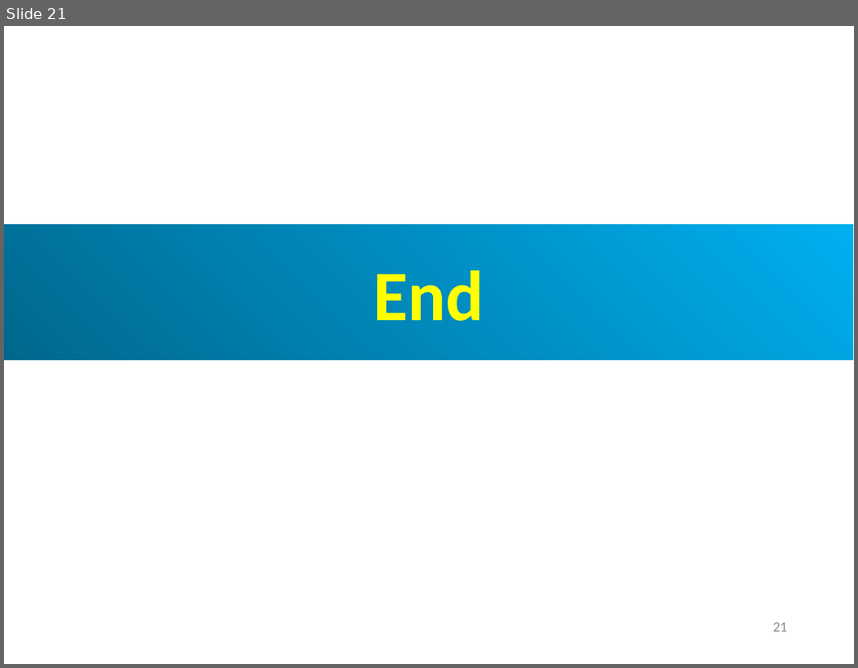
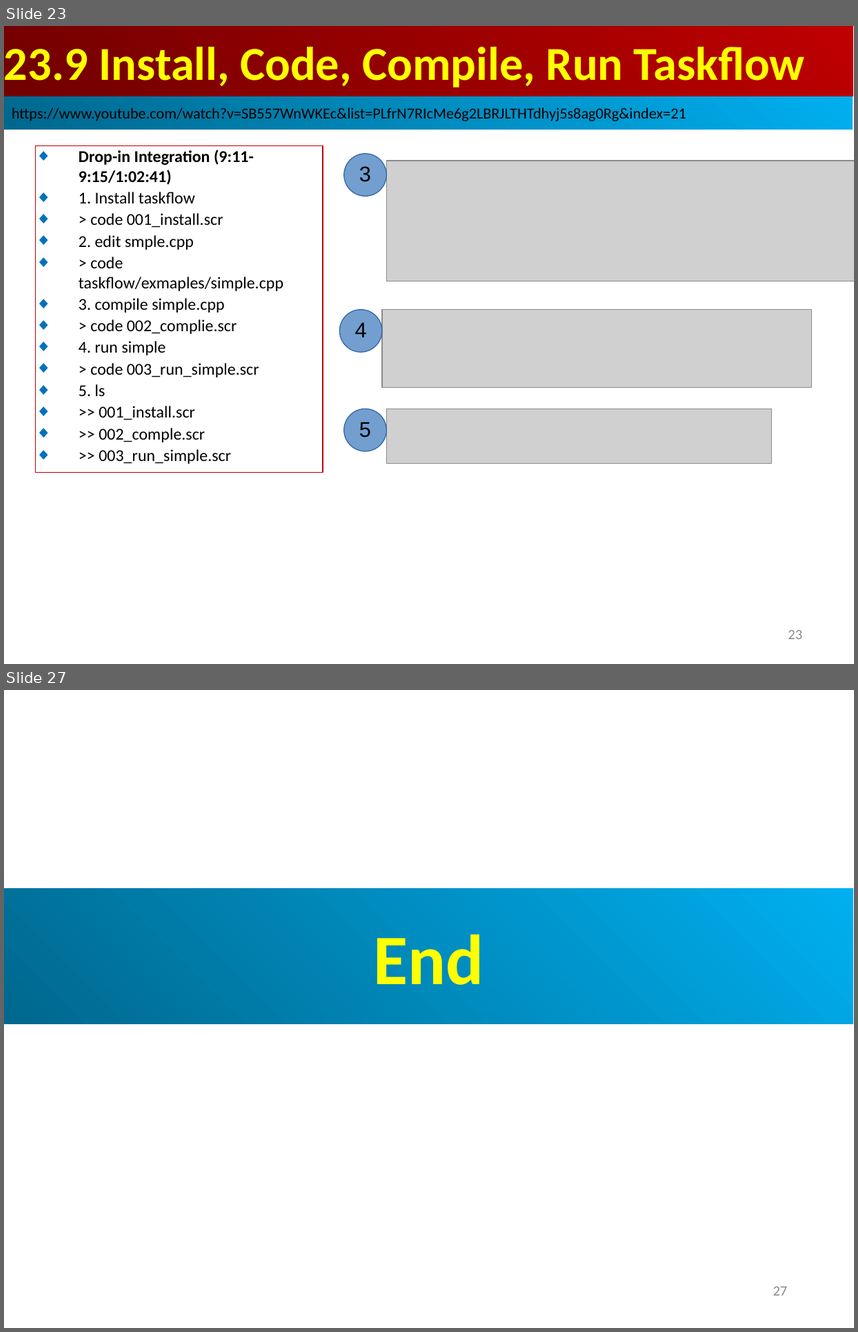
Before and after one commit to peterhchen/AIU_CS800_Chisel, a slide deck: 500_UCSC_HWD/023_Taskflow/000_Video/023.Taskflow.ppt. Shown one above the other, each under a label of ours: slide 21 before the commit, slides 23 and 27 after it; the slides between them are not shown. The pictures are 858x668 and 858x1332 pixels, drawn with LibreOffice and Linux fonts; fonts in the diff are those of the drawing; grey boxes stand for pictures. Boxes give left, top, right and bottom in pixels: in the first picture for what was removed or moved away, otherwise in the second. Text is boxed around its words. In the diff, an @@ line names an element or a change of style, - is before the commit and + after.

```diff
--- a/500_UCSC_HWD/023_Taskflow/000_Video/023.Taskflow.ppt
+++ b/500_UCSC_HWD/023_Taskflow/000_Video/023.Taskflow.ppt
@@ slide 23 added at (4, 26, 854, 664), background #FFFFFF @@
@@ rectangle added at (4, 26, 853, 96), fill gradient #BF0000 to #710000, 40 pt, text #FFFF00, bold @@
+23.9 Install, Code, Compile, Run Taskflow
@@ rectangle added at (4, 96, 853, 129), fill gradient #00AFEF to #00688E, 13 pt, text #000000 @@
+https://www.youtube.com/watch?v=SB557WnWKEc&list=PLfrN7RIcMe6g2LBRJLTHTdhyj5s8ag0Rg&index=21
@@ rectangle added at (36, 146, 323, 472), outline #C00000 0.74 pt, 14 pt, text #000000 @@
+◆ Drop-in Integration (9:11-9:15/1:02:41)
+◆ 1. Install taskflow
+◆ > code 001_install.scr
+◆ 2. edit smple.cpp
+◆ > code taskflow/exmaples/simple.cpp
+◆ 3. compile simple.cpp
+◆ > code 002_complie.scr
+◆ 4. run simple
+◆ > code 003_run_simple.scr
+◆ 5. ls
+◆ >> 001_install.scr
+◆ >> 002_comple.scr
+◆ >> 003_run_simple.scr
@@ ellipse added at (344, 154, 386, 196), fill #729FCF, outline #3465A4 0.74 pt, 18 pt, text #000000 @@
+3
@@ picture added at (386, 161, 854, 281) @@
@@ ellipse added at (340, 309, 382, 352), fill #729FCF, outline #3465A4 0.74 pt, 18 pt, text #000000 @@
+4
@@ picture added at (382, 309, 811, 388) @@
@@ ellipse added at (344, 408, 386, 451), fill #729FCF, outline #3465A4 0.74 pt, 18 pt, text #000000 @@
+5
@@ picture added at (386, 408, 771, 463) @@
@@ page number added at (788, 630, 802, 639), 12 pt, text #8B8B8B @@
+23
@@ what was slide 21 is now slide 27 @@
@@ page number at (773, 1286, 788, 1295): text changed @@
-21
+27
```
Also in this commit, not shown: 2 slides changed, 5 other slides added.
